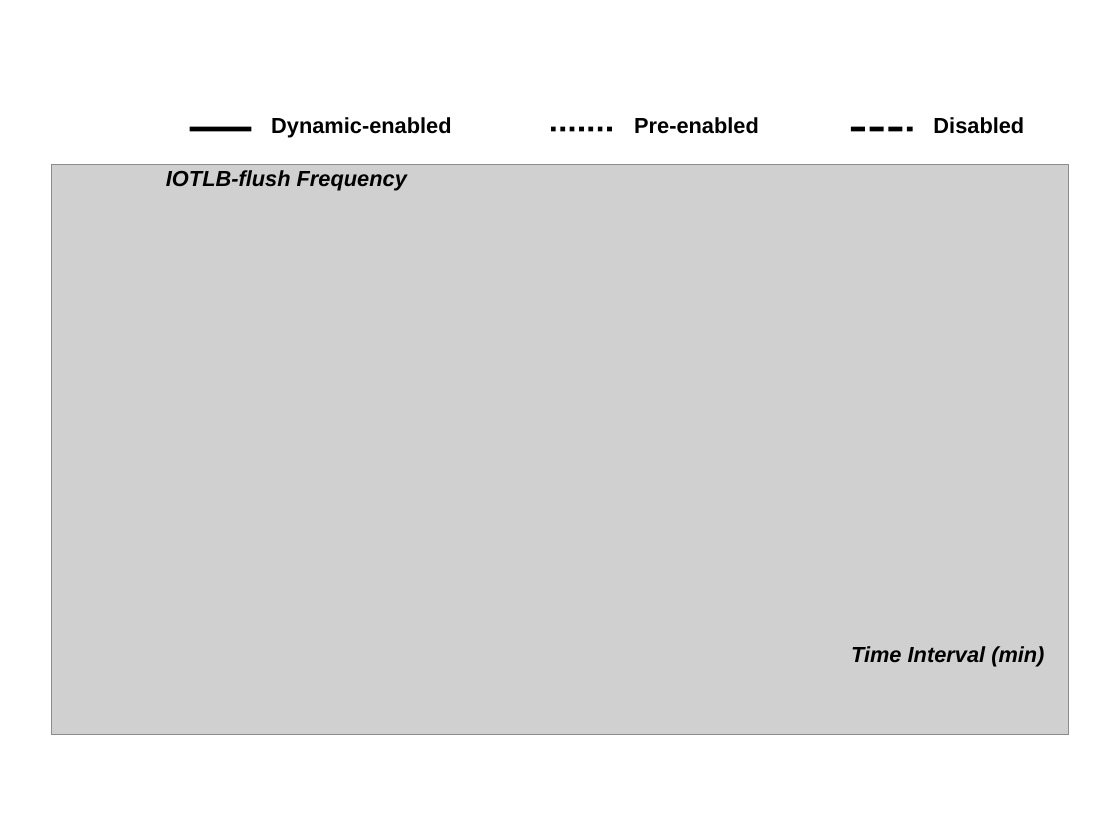
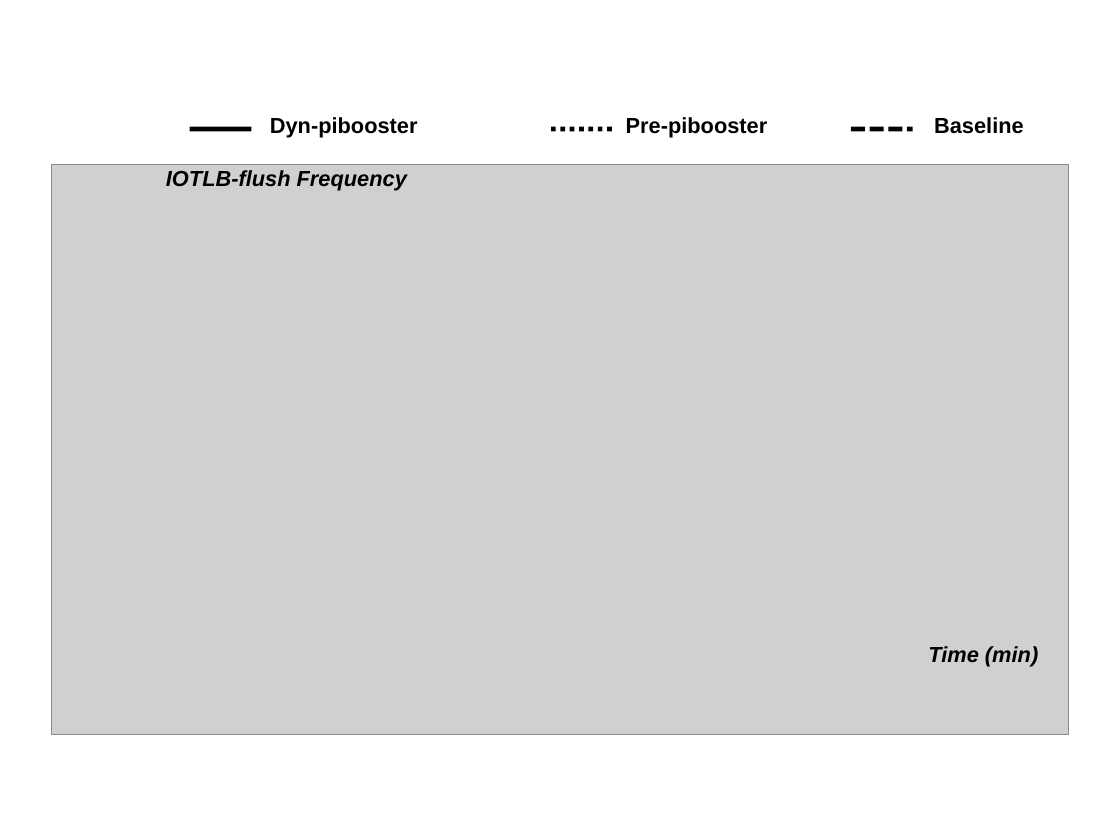
Before and after one commit to strongerwill/FastIO, a slide deck: slide 1 of doc/paper/image/micro/micro_benchmark.ppt. Drawn at 1120x840 pixels with LibreOffice and Linux fonts; fonts in the diff are those of the drawing; grey boxes stand for pictures. Boxes give left, top, right and bottom in pixels: in the first picture for what was removed or moved away, otherwise in the second. Text is boxed around its words. In the diff, an @@ line names an element or a change of style, - is before the commit and + after.

```diff
--- a/doc/paper/image/micro/micro_benchmark.ppt
+++ b/doc/paper/image/micro/micro_benchmark.ppt
@@ text at (x1=270, y1=117, x2=418, y2=138): text changed @@
-Dynamic-enabled
+Dyn-pibooster
@@ text at (x1=626, y1=117, x2=768, y2=138): text changed @@
-Pre-enabled
+Pre-pibooster
@@ text at (x1=934, y1=117, x2=1024, y2=134): text changed @@
-Disabled
+Baseline
@@ text at (x1=928, y1=646, x2=1038, y2=667): text changed @@
-Time Interval (min)
+Time (min)
```
Also in this commit, not shown: 1 slide added, 1 slide removed, 4 other files.
